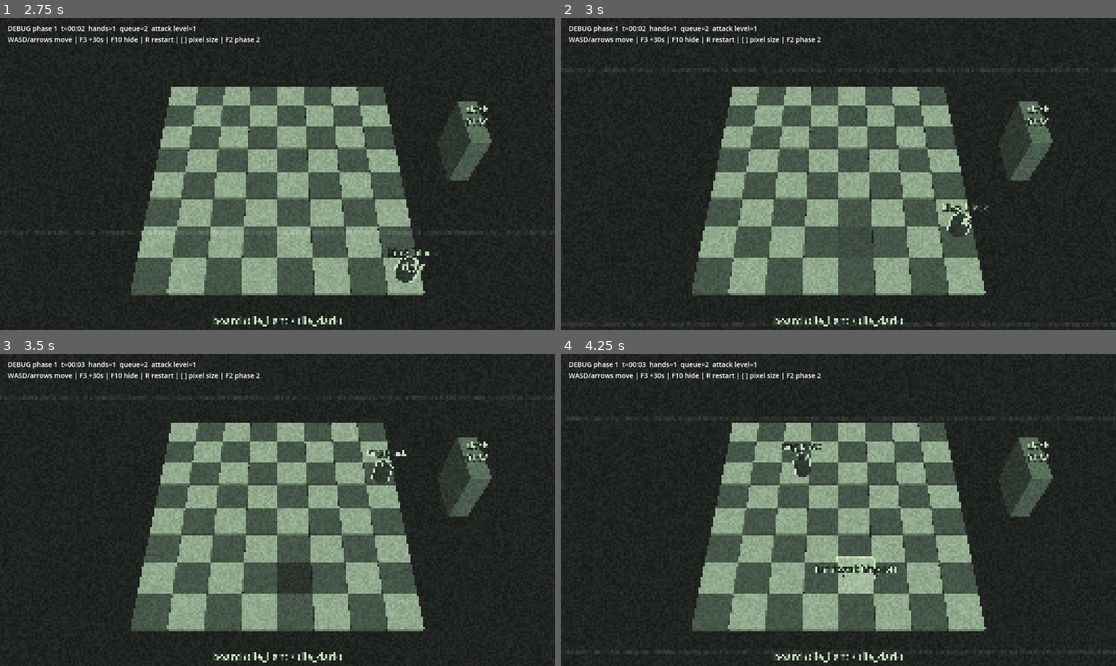
Above: before the commit, frames 1-4 (two rows, left to right).
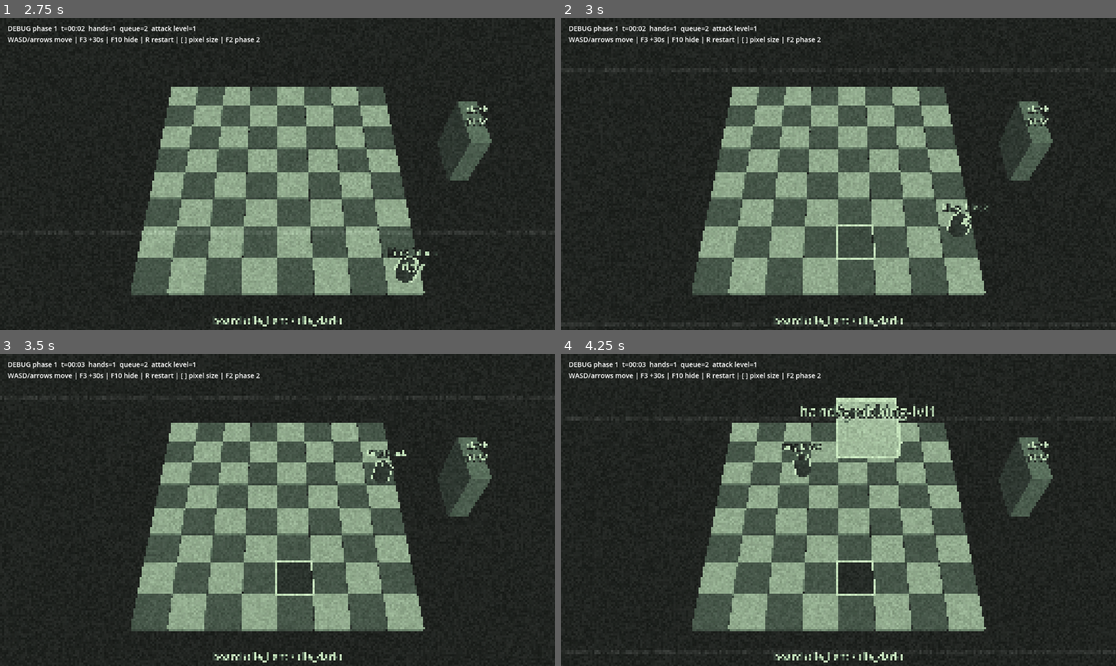
Above: after the commit, the same moments.

Repository: gitSQUASHed/chess--cosmic-horror
Game: Godot game, scene res://src/main.tscn
The game is run twice, just before and just after one commit, with the same random seed, the same clock (stepped at 60 frames per second) and the same inputs.
Inputs:
- Up to frame 1 (2.75 s): tap Enter at 0.5, 2.1 s; hold D (move_right) 0.53-1.28 s; hold Space (confirm) 0.53-1.28 s; hold S (move_down) 1.28-2.03 s; tap R at 1.35 s; hold D (move_right) from 2.03 s (still down)
- Up to frame 2 (3 s): release D (move_right) at 2.78 s; hold W (move_up) from 2.78 s (still down); tap 1 at 2.85 s
- Up to frame 3 (3.5 s): keep holding W (move_up)
- Up to frame 4 (4.25 s): release W (move_up) at 3.53 s; hold A (move_left) from 3.53 s (still down); tap 2 at 3.6 s

Frame 1 is identical in both runs. In frame 2, 0.2% of the frame differs, in the area x 49-57%, y 66-78%; in frame 3, 0.2%; in frame 4, 2.7%, in the area x 43-68%, y 14-78%.

Commit message:
[STYLE] adjust some more indicators

Diff:
--- a/src/actors/guiding_hand.gd
+++ b/src/actors/guiding_hand.gd
@@ -4,12 +4,12 @@
 ## slowly to three times the king's walking speed. Its turn rate is highest when slow and
 ## falls toward a minimum as it speeds up, so sharp direction changes make it overshoot.
 
-const MAX_SPEED := Phase2King.WALK_SPEED * 3.0
-## Acceleration and turn rates follow the Phase 2 speed multiplier, so the hand keeps the same
-## path shape, only faster. MAX_SPEED follows the king's walking speed.
-const ACCELERATION := 0.93 * Constants.PHASE2_TILE_SIZE * Constants.PHASE2_SPEED_MULTIPLIER * Constants.PHASE2_SPEED_MULTIPLIER
-const MIN_TURN_RATE := 0.34 * Constants.PHASE2_SPEED_MULTIPLIER
-const MAX_TURN_RATE := 1.35 * Constants.PHASE2_SPEED_MULTIPLIER
+const MAX_SPEED := Phase2King.BASE_WALK_SPEED * Constants.PHASE2_HAND_SPEED_MULTIPLIER * 3.0
+## Acceleration and turn rates follow the Phase 2 hand speed multiplier, so the hand keeps the
+## same path shape, only faster.
+const ACCELERATION := 0.93 * Constants.PHASE2_TILE_SIZE * Constants.PHASE2_HAND_SPEED_MULTIPLIER * Constants.PHASE2_HAND_SPEED_MULTIPLIER
+const MIN_TURN_RATE := 0.34 * Constants.PHASE2_HAND_SPEED_MULTIPLIER
+const MAX_TURN_RATE := 1.35 * Constants.PHASE2_HAND_SPEED_MULTIPLIER
 ## Distance at which the threat value reaches 1.
 const THREAT_NEAR := 1.5 * Constants.PHASE2_TILE_SIZE
 ## Distance at which the threat value reaches 0.
--- a/src/actors/hand.gd
+++ b/src/actors/hand.gd
@@ -6,7 +6,7 @@
 ##
 ## Hands stand directly on the field. During the telegraph a ground hand (sweep, swipe, wall)
 ## already stands where it will act; a top-down hand (grab, punch) stays hidden and only its
-## shadow marks where it lands. It then falls from above the top of the screen (DROPPING) and
+## outlined shadow marks where it lands; shadow and outline vanish when it lands. It then falls from above the top of the screen (DROPPING) and
 ## the attack starts when it lands. There are no other warnings.
 ##
 ## Physics: while ACTIVE, a damaging action enables an Area3D on the hand_danger layer and a
@@ -149,7 +149,7 @@
 		Placeholders.add_outline(_visual, outline_width)
 		add_child(_visual)
 	if definition.from_above:
-		_shadow = Placeholders.shadow(Vector2(volume.x, volume.z))
+		_shadow = Placeholders.shadow(Vector2(volume.x, volume.z), outline_width)
 		add_child(_shadow)
 	if not definition.damages and not definition.blocks_movement:
 		return
--- a/src/core/constants.gd
+++ b/src/core/constants.gd
@@ -16,9 +16,11 @@
 ## to stay on, and the unchanged king looks tiny against it. Attack sizes stay in tiles, and
 ## Phase 2 speeds and distances scale with this value so timing per tile stays the same.
 const PHASE2_TILE_SIZE := 2.0
-## Everything in Phase 2 moves this much faster (king, guiding hands, attacks) to make it more
-## hectic. The 1 s attack telegraph is not affected.
-const PHASE2_SPEED_MULTIPLIER := 2.0
+## Phase 2 hands (attacks and guiding hands) move this much faster than the base speed, to make
+## it hectic. The 1 s attack telegraph is not affected.
+const PHASE2_HAND_SPEED_MULTIPLIER := 2.0
+## The king speeds up less than the hands, so they outpace him.
+const PHASE2_KING_SPEED_MULTIPLIER := 1.2
 ## Phase 2 camera rotation around the vertical axis. 45 makes tiles read as symmetric diamonds,
 ## as in docs/plan/style/reference/phase2_target.png.
 const PHASE2_YAW_DEG := 45.0
--- a/src/core/game_context.gd
+++ b/src/core/game_context.gd
@@ -6,6 +6,8 @@
 var camera: CameraRig
 var pixelation: PixelationLayer
 var effects: ScreenEffects
+## The shared 3D environment (background, ambient light, Phase 2 depth mist).
+var environment: Environment
 var flow: GameFlow
 ## Hand upgrade levels carried from Phase 1 into Phase 2.
 var upgrades := {"sweep": 1, "grab": 1, "wall": 1}
--- a/src/core/game_flow.gd
+++ b/src/core/game_flow.gd
@@ -47,6 +47,7 @@
 	environment.ambient_light_source = Environment.AMBIENT_SOURCE_COLOR
 	environment.ambient_light_color = Color(0.6, 0.6, 0.6)
 	environment.ambient_light_energy = 0.45
+	context.environment = environment
 	var world_environment := WorldEnvironment.new()
 	world_environment.environment = environment
 	add_child(world_environment)
--- a/src/models/placeholders.gd
+++ b/src/models/placeholders.gd
@@ -145,8 +145,9 @@
 		_collect_meshes(child, result)
 
 
-## Flat dark patch on the ground where a top-down hand will land. `size` is (x, z) in metres.
-static func shadow(size: Vector2) -> MeshInstance3D:
+## Flat dark patch on the ground where a top-down hand will land, framed by a solid white
+## outline of `outline_width`. `size` is (x, z) in metres.
+static func shadow(size: Vector2, outline_width: float = OUTLINE_WIDTH_BOARD) -> MeshInstance3D:
 	var plane := PlaneMesh.new()
 	plane.size = size
 	var material := StandardMaterial3D.new()
@@ -159,6 +160,28 @@
 	patch.material_override = material
 	patch.cast_shadow = GeometryInstance3D.SHADOW_CASTING_SETTING_OFF
 	patch.position.y = 0.02
+	var frame_material := StandardMaterial3D.new()
+	frame_material.shading_mode = BaseMaterial3D.SHADING_MODE_UNSHADED
+	frame_material.albedo_color = Color.WHITE
+	var half := size * 0.5
+	var w := outline_width
+	# Four strips around the patch: (centre x, centre z, length x, length z).
+	var strips := [
+		[0.0, -half.y - w * 0.5, size.x + 2.0 * w, w],
+		[0.0, half.y + w * 0.5, size.x + 2.0 * w, w],
+		[-half.x - w * 0.5, 0.0, w, size.y],
+		[half.x + w * 0.5, 0.0, w, size.y],
+	]
+	for strip in strips:
+		var box := BoxMesh.new()
+		box.size = Vector3(strip[2], 0.01, strip[3])
+		var piece := MeshInstance3D.new()
+		piece.name = "Outline"
+		piece.mesh = box
+		piece.material_override = frame_material
+		piece.cast_shadow = GeometryInstance3D.SHADOW_CASTING_SETTING_OFF
+		piece.position = Vector3(strip[0], 0.0, strip[1])
+		patch.add_child(piece)
 	return patch
 
 
--- a/src/phase1/phase1_director.gd
+++ b/src/phase1/phase1_director.gd
@@ -55,8 +55,9 @@
 	if target != _hands.hand_count():
 		_hands.set_hand_count(target, FIRST_HAND_DELAY if _hands.hand_count() == 0 else LATER_HAND_DELAY)
 	_hands.action_cooldown = _action_interval()
-	# Attacks speed up to 1.4x by the end of the phase; the telegraph stays fixed.
-	_hands.speed_scale = 1.0 + elapsed / Constants.PHASE_ONE_SECONDS * 0.4
+	# Attacks start slow (0.6x, including the fall of top-down hands) and reach 1.4x by the end
+	# of the phase; the telegraph stays fixed.
+	_hands.speed_scale = 0.6 + elapsed / Constants.PHASE_ONE_SECONDS * 0.8
 
 
 func _action_interval() -> float:
--- a/src/phase2/phase2.gd
+++ b/src/phase2/phase2.gd
@@ -4,6 +4,10 @@
 ## four endings (captured, void, escaped, endurance).
 
 signal finished(result: String)
+
+## Depth mist: how quickly everything below the pillar tops fades into the void colour (per
+## metre). About 0.86 at the base of a 2 m pillar, so pillar sides darken toward the void.
+const MIST_DENSITY := 1.0
 
 ## Metres per Phase 2 tile.
 const TILE := Constants.PHASE2_TILE_SIZE
@@ -30,6 +34,7 @@
 
 
 func _ready() -> void:
+	_set_depth_mist(true)
 	var start := PillarField.tile_to_world(Vector2i.ZERO) + Vector3(0.0, 8.0, 0.0)
 	context.camera.release()
 	context.camera.snap_to(CameraRig.phase_two_pose(PillarField.tile_to_world(Vector2i.ZERO)))
@@ -60,6 +65,26 @@
 	_build_debug_label()
 
 
+func _exit_tree() -> void:
+	_set_depth_mist(false)
+
+
+## Height fog below the pillar surface, in the void colour. Nothing above the surface (king,
+## hands) is affected.
+func _set_depth_mist(enabled: bool) -> void:
+	var environment := context.environment
+	if environment == null:
+		return
+	environment.fog_enabled = enabled
+	environment.fog_light_color = Palette.VOID_BLACK
+	environment.fog_light_energy = 1.0
+	environment.fog_density = 0.0
+	environment.fog_height = PillarField.SURFACE_Y
+	environment.fog_height_density = MIST_DENSITY
+	environment.fog_sky_affect = 0.0
+	environment.fog_aerial_perspective = 0.0
+
+
 func _process(delta: float) -> void:
 	if _ended:
 		return
--- a/src/phase2/phase2_director.gd
+++ b/src/phase2/phase2_director.gd
@@ -68,7 +68,7 @@
 	_hands.action_cooldown = _action_interval()
 	# Attacks run at the Phase 2 speed multiplier and speed up a further 1.5x over 7.5 minutes;
 	# the telegraph stays fixed.
-	_hands.speed_scale = Constants.PHASE2_SPEED_MULTIPLIER * (1.0 + minf(elapsed / 450.0, 1.0) * 0.5)
+	_hands.speed_scale = Constants.PHASE2_HAND_SPEED_MULTIPLIER * (1.0 + minf(elapsed / 450.0, 1.0) * 0.5)
 
 
 func _action_interval() -> float:
--- a/src/phase2/phase2_king.gd
+++ b/src/phase2/phase2_king.gd
@@ -6,11 +6,11 @@
 
 signal captured
 
-## Walking speed scales with the tile size (same tiles per second as before) and with the
-## Phase 2 speed multiplier.
-const WALK_SPEED := 5.0 * Constants.PHASE2_TILE_SIZE * Constants.PHASE2_SPEED_MULTIPLIER
+## Base walking speed: 5 tiles per second. Guiding hands derive their speed from it.
+const BASE_WALK_SPEED := 5.0 * Constants.PHASE2_TILE_SIZE
+const WALK_SPEED := BASE_WALK_SPEED * Constants.PHASE2_KING_SPEED_MULTIPLIER
 ## Vertical take-off speed and gravity: a low, quick hop of about a third of a second that
-## covers roughly three tiles at walking speed.
+## covers roughly two tiles at walking speed.
 const JUMP_VELOCITY := 5.0
 const GRAVITY := 30.0
 
Not shown, changed: docs/plan/gameplay/enemy_mechanics.md
Not shown, changed: docs/plan/gameplay/movement.md
Not shown, changed: docs/plan/gameplay/phase_2_beyond_the_board.md
Not shown, changed: docs/plan/style/shaders.md
Not shown, changed: docs/tasks/T-23-attack-warnings.md
